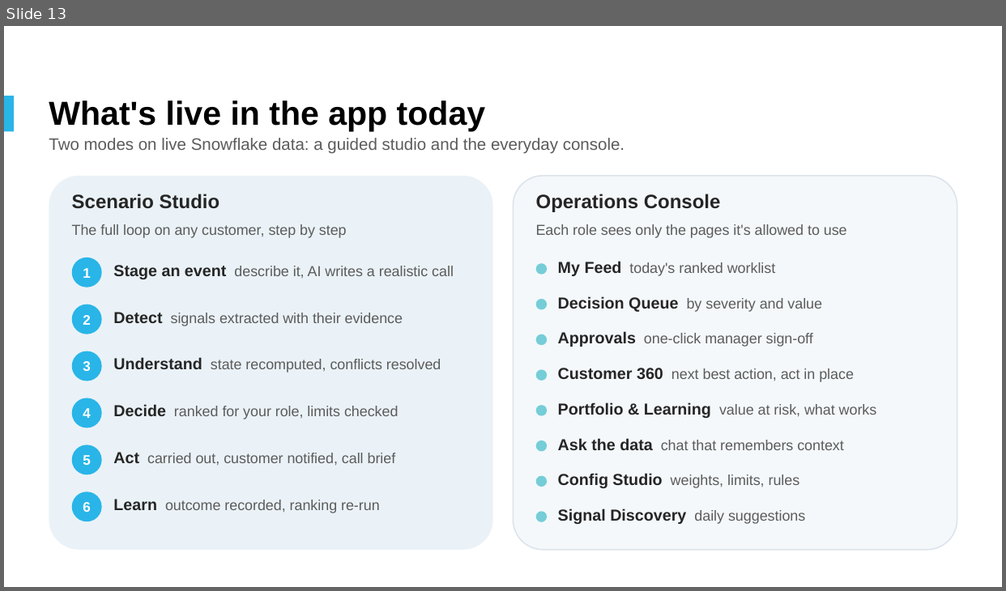
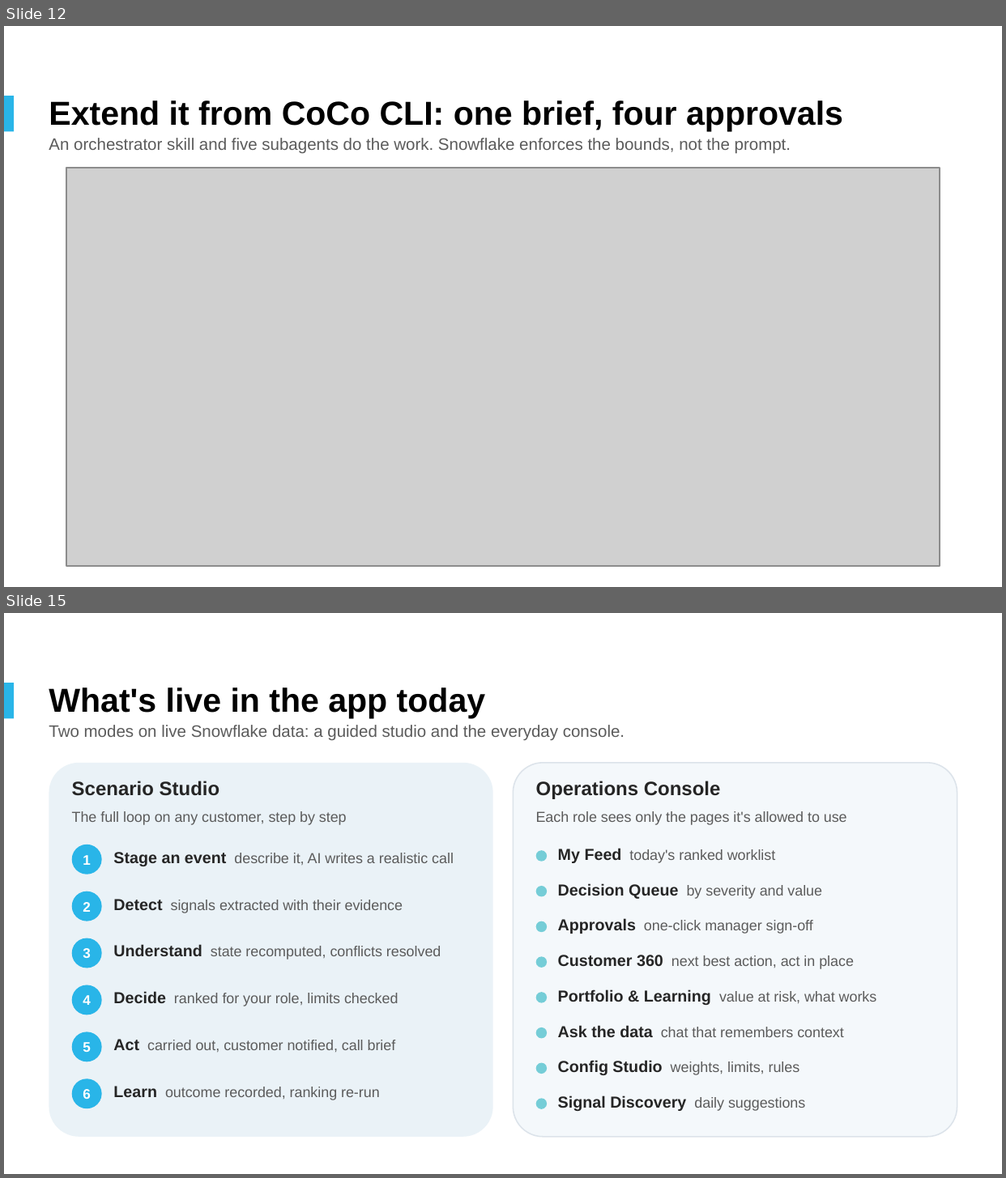
Before and after one commit to sairajsawant/snowflake-c360, a slide deck: deck/Customer360_Decisioning_Platform_Snowflake.pptx. Shown one above the other, each under a label of ours: slide 13 before the commit, slides 12 and 15 after it; the slides between them are not shown. The pictures are 1006x591 and 1006x1178 pixels, drawn with LibreOffice and Linux fonts; fonts in the diff are those of the drawing; grey boxes stand for pictures; background and template pictures are left out. Boxes give left, top, right and bottom in pixels: in the first picture for what was removed or moved away, otherwise in the second. Text is boxed around its words. In the diff, an @@ line names an element or a change of style, - is before the commit and + after.

Commit message:
feat: coco subagents mvp
Generated with [Snowflake CoCo](https://docs.snowflake.com/en/user-guide/cortex-code/cortex-code)

```diff
--- a/deck/Customer360_Decisioning_Platform_Snowflake.pptx
+++ b/deck/Customer360_Decisioning_Platform_Snowflake.pptx
@@ slide 12 added at (4,26,1002,587), background picture (left out) @@
@@ rectangle added at (4,96,14,132), fill #29B5E8 @@
@@ text added at (49,101,843,131), 24 pt, text #000000, bold @@
+Extend it from CoCo CLI: one brief, four approvals
@@ text added at (49,138,791,154), 12 pt, text #5B5B5B @@
+An orchestrator skill and five subagents do the work. Snowflake enforces the bounds, not the prompt.
@@ picture added at (66,168,939,566) @@
@@ what was slide 13 is now slide 15 @@
```
Also in this commit, not shown: 7 slides changed, 1 other slide added, 37 other files.
